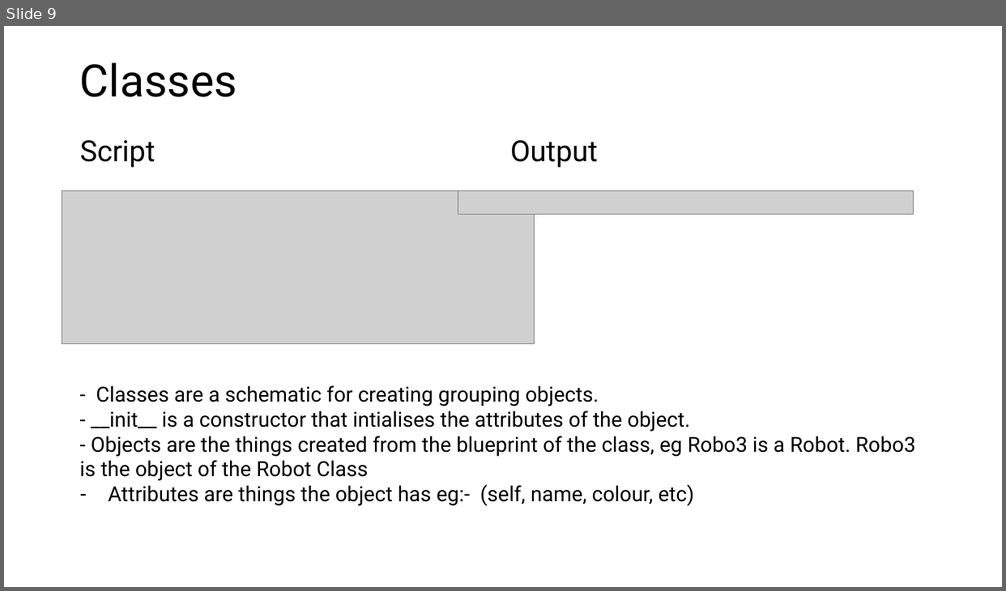
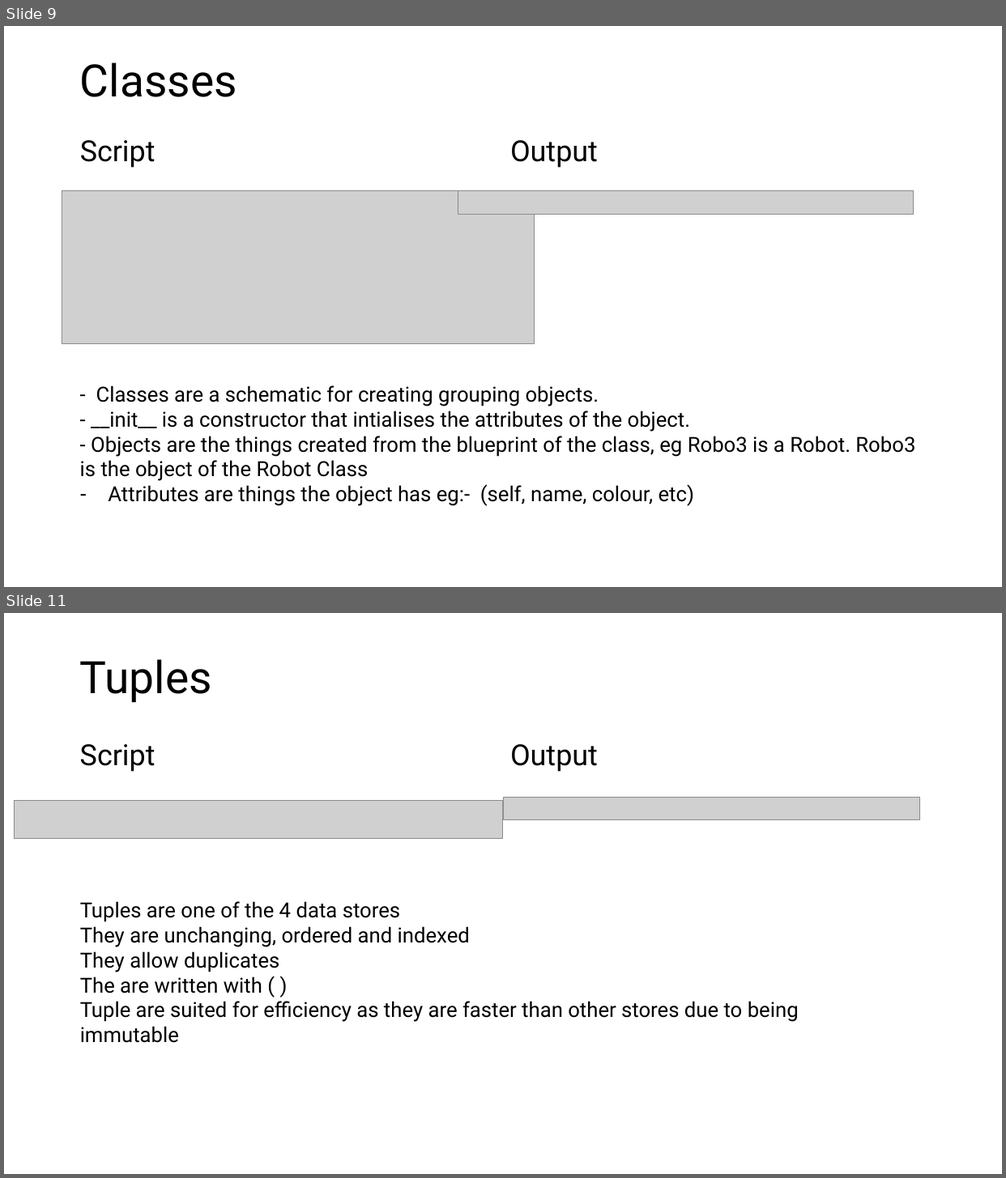
Before and after one commit to PengoPango/403IT_Programming_repos, a slide deck: 403_Programming/assignments/403IT_Understanding_PP.pptx. Shown one above the other, each under a label of ours: slide 9 before the commit, slides 9 and 11 after it; the slides between them are not shown. The pictures are 1006x591 and 1006x1178 pixels, drawn with LibreOffice and Linux fonts; fonts in the diff are those of the drawing; grey boxes stand for pictures. Boxes give left, top, right and bottom in pixels: in the first picture for what was removed or moved away, otherwise in the second. Text is boxed around its words. In the diff, an @@ line names an element or a change of style, - is before the commit and + after.

```diff
--- a/403_Programming/assignments/403IT_Understanding_PP.pptx
+++ b/403_Programming/assignments/403IT_Understanding_PP.pptx
@@ slide 11 added at (x1=4, y1=613, x2=1002, y2=1174), background #FFFFFF @@
@@ title added at (x1=80, y1=659, x2=212, y2=703), 43 pt, text #000000 @@
+Tuples
@@ text added at (x1=80, y1=744, x2=155, y2=772), 28 pt, text #000000 @@
+Script
@@ text added at (x1=510, y1=744, x2=598, y2=772), 28 pt, text #000000 @@
+Output
@@ picture added at (x1=14, y1=801, x2=503, y2=839) @@
@@ picture added at (x1=503, y1=798, x2=920, y2=820) @@
@@ text added at (x1=80, y1=901, x2=799, y2=1022), 20 pt, text #000000 @@
+Tuples are one of the 4 data stores
+They are unchanging, ordered and indexed
+They allow duplicates
+The are written with ( )
+Tuple are suited for efficiency as they are faster than other stores due to being immutable
```
Also in this commit, not shown: 1 slide changed, 2 other slides added, 3 slides removed, 5 other files.
